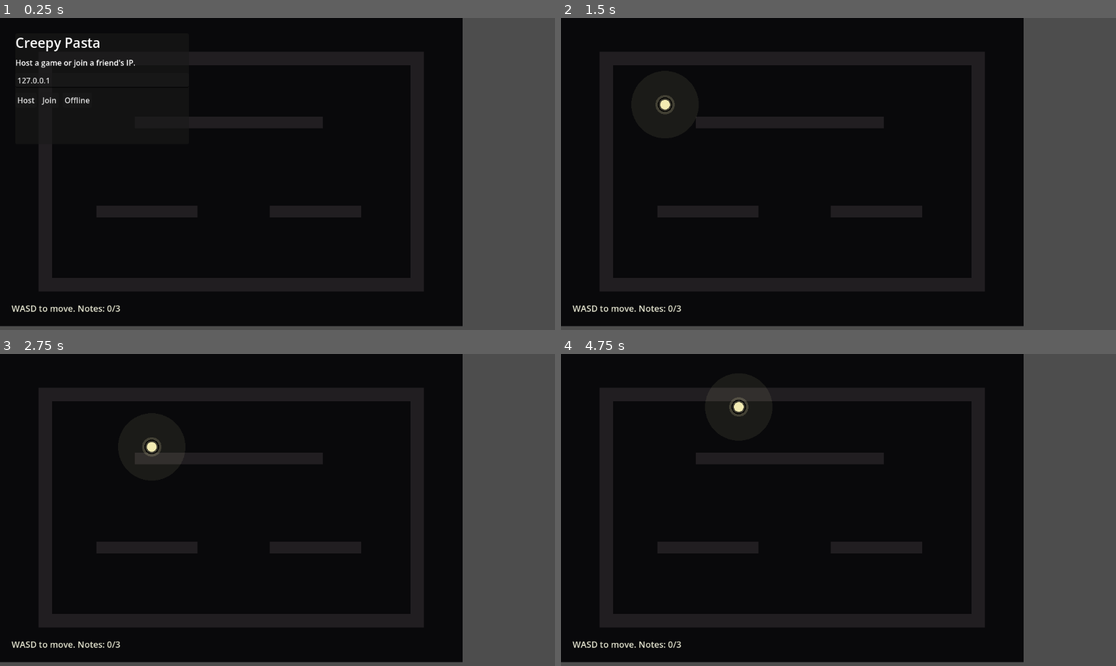
Above: before the commit, frames 1-4 (two rows, left to right).
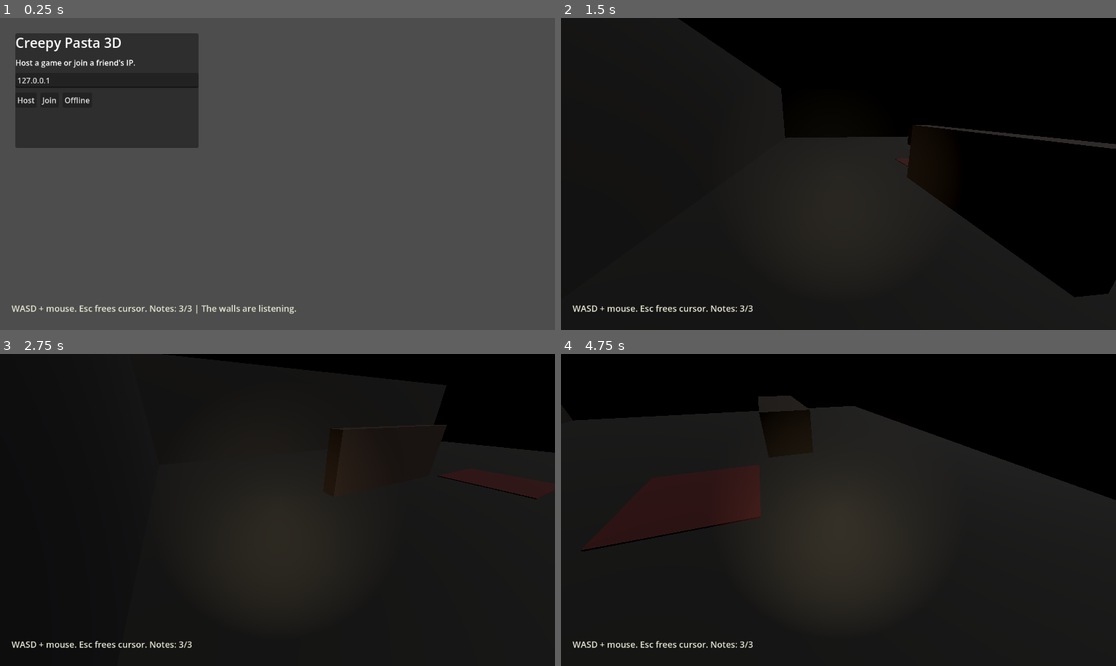
Above: after the commit, the same moments.

Repository: hlibsamko/creepy_pasta
Game: Godot game, scene res://scenes/main.tscn
The game is run twice, just before and just after one commit, with the same random seed, the same clock (stepped at 60 frames per second) and the same inputs.
Inputs (mouse positions are in pixels of both pictures, inside the frame that each line leads up to):
- Up to frame 1 (0.25 s): no input
- Up to frame 2 (1.5 s): click "Offline" at 0.5 s; tap Enter at 1.25 s; move the mouse to (960, 158) at 1.27 s; hold D (move_right) from 1.28 s (still down)
- Up to frame 3 (2.75 s): move the mouse to (166, 525) at 2.02 s; release D (move_right) at 2.03 s; hold S (move_down) from 2.03 s (still down)
- Up to frame 4 (4.75 s): move the mouse to (894, 441) at 2.77 s; release S (move_down) at 2.78 s; hold D (move_right) 2.78-3.53 s; move the mouse to (810, 572) at 3.52 s; hold W (move_up) 3.53-4.28 s; move the mouse to (1005, 556) at 4.27 s; hold A (move_left) from 4.28 s (still down)

The runs differ from the first frame. In frame 1, 78% of the frame differs, in the area x 0-84%, y 0-99%; in frame 2, 30%; in frame 3, 28%; in frame 4, 42%.

Commit message:
Rebuild prototype as 3D multiplayer game

Diff:
--- a/scenes/main.tscn
+++ b/scenes/main.tscn
@@ -1,14 +1,14 @@
-[gd_scene load_steps=2 format=3 uid="uid://creepy_main"]
+[gd_scene load_steps=2 format=3 uid="uid://creepy_main_3d"]
 
 [ext_resource type="Script" path="res://scripts/main.gd" id="1_main"]
 
-[node name="Main" type="Node2D"]
+[node name="Main" type="Node3D"]
 script = ExtResource("1_main")
 
-[node name="World" type="Node2D" parent="."]
+[node name="World" type="Node3D" parent="."]
 
-[node name="Notes" type="Node2D" parent="World"]
+[node name="Notes" type="Node3D" parent="World"]
 
-[node name="Players" type="Node2D" parent="."]
+[node name="Players" type="Node3D" parent="."]
 
 [node name="Ui" type="CanvasLayer" parent="."]
--- a/scenes/player.tscn
+++ b/scenes/player.tscn
@@ -1,12 +1,40 @@
-[gd_scene load_steps=3 format=3 uid="uid://creepy_player"]
+[gd_scene load_steps=5 format=3 uid="uid://creepy_player_3d"]
 
 [ext_resource type="Script" path="res://scripts/player.gd" id="1_player"]
 
-[sub_resource type="CircleShape2D" id="CircleShape2D_player"]
-radius = 12.0
+[sub_resource type="CapsuleShape3D" id="CapsuleShape3D_player"]
+radius = 0.35
+height = 1.7
 
-[node name="Player" type="CharacterBody2D"]
+[sub_resource type="CapsuleMesh" id="CapsuleMesh_player"]
+radius = 0.35
+height = 1.7
+
+[sub_resource type="StandardMaterial3D" id="StandardMaterial3D_player"]
+albedo_color = Color(0.85, 0.82, 0.62, 1)
+roughness = 0.82
+
+[node name="Player" type="CharacterBody3D"]
 script = ExtResource("1_player")
 
-[node name="CollisionShape2D" type="CollisionShape2D" parent="."]
-shape = SubResource("CircleShape2D_player")
+[node name="CollisionShape3D" type="CollisionShape3D" parent="."]
+transform = Transform3D(1, 0, 0, 0, 1, 0, 0, 0, 1, 0, 0.85, 0)
+shape = SubResource("CapsuleShape3D_player")
+
+[node name="BodyMesh" type="MeshInstance3D" parent="."]
+transform = Transform3D(1, 0, 0, 0, 1, 0, 0, 0, 1, 0, 0.85, 0)
+mesh = SubResource("CapsuleMesh_player")
+surface_material_override/0 = SubResource("StandardMaterial3D_player")
+
+[node name="Head" type="Node3D" parent="."]
+transform = Transform3D(1, 0, 0, 0, 1, 0, 0, 0, 1, 0, 1.55, 0)
+
+[node name="Camera3D" type="Camera3D" parent="Head"]
+fov = 78.0
+
+[node name="Flashlight" type="SpotLight3D" parent="Head"]
+light_color = Color(1, 0.93, 0.74, 1)
+light_energy = 5.0
+spot_range = 18.0
+spot_angle = 34.0
+spot_angle_attenuation = 1.8
--- a/scripts/main.gd
+++ b/scripts/main.gd
@@ -1,25 +1,25 @@
-extends Node2D
+extends Node3D
 
 const PORT := 24567
 const PLAYER_SCENE := preload("res://scenes/player.tscn")
 const SPAWNS := [
-	Vector2(180, 180),
-	Vector2(720, 180),
-	Vector2(180, 460),
-	Vector2(720, 460),
-	Vector2(450, 320),
+	Vector3(-5.5, 0.2, -4.5),
+	Vector3(5.5, 0.2, -4.5),
+	Vector3(-5.5, 0.2, 4.5),
+	Vector3(5.5, 0.2, 4.5),
+	Vector3(0.0, 0.2, 0.0),
 ]
 const PLAYER_COLORS := [
-	Color(0.95, 0.92, 0.70),
-	Color(0.62, 0.90, 1.00),
-	Color(0.95, 0.62, 0.70),
-	Color(0.68, 1.00, 0.74),
-	Color(0.84, 0.70, 1.00),
+	Color(0.95, 0.88, 0.55),
+	Color(0.45, 0.85, 1.00),
+	Color(0.95, 0.45, 0.58),
+	Color(0.55, 1.00, 0.62),
+	Color(0.72, 0.58, 1.00),
 ]
 
-@onready var world: Node2D = $World
-@onready var notes: Node2D = $World/Notes
-@onready var players: Node2D = $Players
+@onready var world: Node3D = $World
+@onready var notes: Node3D = $World/Notes
+@onready var players: Node3D = $Players
 @onready var ui_layer: CanvasLayer = $Ui
 
 var menu: Control
@@ -43,73 +43,111 @@
 	_update_hud()
 
 
+func _unhandled_input(event: InputEvent) -> void:
+	if event.is_action_pressed("ui_cancel"):
+		Input.mouse_mode = Input.MOUSE_MODE_VISIBLE
+		if started:
+			menu.show()
+
+
 func _build_world() -> void:
-	var background := ColorRect.new()
-	background.color = Color(0.035, 0.035, 0.042)
-	background.size = Vector2(960, 640)
-	background.position = Vector2.ZERO
-	world.add_child(background)
-
-	for rect in [
-		Rect2(80, 70, 800, 28),
-		Rect2(80, 540, 800, 28),
-		Rect2(80, 70, 28, 498),
-		Rect2(852, 70, 28, 498),
-		Rect2(280, 205, 390, 24),
-		Rect2(200, 390, 210, 24),
-		Rect2(560, 390, 190, 24),
-	]:
-		_add_wall(rect)
+	var environment := WorldEnvironment.new()
+	var env := Environment.new()
+	env.background_mode = Environment.BG_COLOR
+	env.background_color = Color(0.01, 0.01, 0.014)
+	env.ambient_light_source = Environment.AMBIENT_SOURCE_COLOR
+	env.ambient_light_color = Color(0.035, 0.035, 0.045)
+	env.ambient_light_energy = 0.4
+	environment.environment = env
+	world.add_child(environment)
+
+	_add_box("Floor", Vector3(0, -0.1, 0), Vector3(16, 0.2, 12), Color(0.08, 0.075, 0.07), true)
+	_add_box("Ceiling", Vector3(0, 3.2, 0), Vector3(16, 0.25, 12), Color(0.05, 0.048, 0.052), true)
+	_add_box("NorthWall", Vector3(0, 1.55, -6), Vector3(16, 3.1, 0.25), Color(0.12, 0.11, 0.105), true)
+	_add_box("SouthWall", Vector3(0, 1.55, 6), Vector3(16, 3.1, 0.25), Color(0.12, 0.11, 0.105), true)
+	_add_box("WestWall", Vector3(-8, 1.55, 0), Vector3(0.25, 3.1, 12), Color(0.11, 0.105, 0.12), true)
+	_add_box("EastWall", Vector3(8, 1.55, 0), Vector3(0.25, 3.1, 12), Color(0.11, 0.105, 0.12), true)
+
+	_add_box("BrokenShelf", Vector3(-2.8, 0.65, -1.2), Vector3(3.4, 1.3, 0.35), Color(0.16, 0.10, 0.07), true)
+	_add_box("LongTable", Vector3(2.8, 0.45, 1.6), Vector3(3.0, 0.9, 1.0), Color(0.12, 0.08, 0.055), true)
+	_add_box("RitualMark", Vector3(0, 0.01, 0), Vector3(1.8, 0.02, 1.8), Color(0.25, 0.02, 0.025), false)
+
+	var moon := DirectionalLight3D.new()
+	moon.name = "ColdMoonLeak"
+	moon.light_energy = 0.45
+	moon.rotation_degrees = Vector3(-55, 28, 0)
+	world.add_child(moon)
 
 	for data in [
-		["note_1", Vector2(158, 142), "The door remembers every name."],
-		["note_2", Vector2(796, 140), "Do not split up after midnight."],
-		["note_3", Vector2(450, 486), "If the screen flickers, stay still."],
+		["note_1", Vector3(-6.5, 0.55, -5.0), "The walls are listening."],
+		["note_2", Vector3(6.4, 0.55, -5.0), "Do not look behind the shelf."],
+		["note_3", Vector3(0.0, 0.55, 4.9), "Three notes open the way."],
 	]:
 		_add_note(data[0], data[1], data[2])
 
 
-func _add_wall(rect: Rect2) -> void:
-	var body := StaticBody2D.new()
-	body.position = rect.position
-	world.add_child(body)
-
-	var shape := CollisionShape2D.new()
-	var rectangle := RectangleShape2D.new()
-	rectangle.size = rect.size
-	shape.shape = rectangle
-	shape.position = rect.size * 0.5
-	body.add_child(shape)
-
-	var visual := ColorRect.new()
-	visual.color = Color(0.13, 0.12, 0.13)
-	visual.size = rect.size
-	body.add_child(visual)
-
-
-func _add_note(note_id: String, note_position: Vector2, text: String) -> void:
-	var area := Area2D.new()
+func _add_box(box_name: String, box_position: Vector3, size: Vector3, color: Color, solid: bool) -> void:
+	var parent: Node3D = world
+	if solid:
+		var body := StaticBody3D.new()
+		body.name = box_name
+		body.position = box_position
+		world.add_child(body)
+		parent = body
+
+		var collision := CollisionShape3D.new()
+		var shape := BoxShape3D.new()
+		shape.size = size
+		collision.shape = shape
+		body.add_child(collision)
+
+	var mesh_instance := MeshInstance3D.new()
+	var mesh := BoxMesh.new()
+	mesh.size = size
+	mesh_instance.mesh = mesh
+	mesh_instance.name = "%sMesh" % box_name
+	if not solid:
+		mesh_instance.position = box_position
+
+	var material := StandardMaterial3D.new()
+	material.albedo_color = color
+	material.roughness = 0.9
+	mesh_instance.set_surface_override_material(0, material)
+	parent.add_child(mesh_instance)
+
+
+func _add_note(note_id: String, note_position: Vector3, text: String) -> void:
+	var area := Area3D.new()
 	area.name = note_id
 	area.position = note_position
 	area.set_meta("text", text)
 	area.body_entered.connect(_on_note_body_entered.bind(area))
 	notes.add_child(area)
 
-	var shape := CollisionShape2D.new()
-	var circle := CircleShape2D.new()
-	circle.radius = 18.0
-	shape.shape = circle
-	area.add_child(shape)
-
-	var label := Label.new()
-	label.text = "?"
-	label.horizontal_alignment = HORIZONTAL_ALIGNMENT_CENTER
-	label.vertical_alignment = VERTICAL_ALIGNMENT_CENTER
-	label.position = Vector2(-10, -16)
-	label.size = Vector2(20, 28)
-	label.add_theme_font_size_override("font_size", 22)
-	label.add_theme_color_override("font_color", Color(0.92, 0.84, 0.55))
-	area.add_child(label)
+	var collision := CollisionShape3D.new()
+	var shape := SphereShape3D.new()
+	shape.radius = 0.55
+	collision.shape = shape
+	area.add_child(collision)
+
+	var mesh_instance := MeshInstance3D.new()
+	var mesh := SphereMesh.new()
+	mesh.radius = 0.18
+	mesh.height = 0.36
+	mesh_instance.mesh = mesh
+	var material := StandardMaterial3D.new()
+	material.albedo_color = Color(0.95, 0.82, 0.35)
+	material.emission_enabled = true
+	material.emission = Color(0.95, 0.75, 0.20)
+	material.emission_energy_multiplier = 1.6
+	mesh_instance.set_surface_override_material(0, material)
+	area.add_child(mesh_instance)
+
+	var light := OmniLight3D.new()
+	light.light_color = Color(1.0, 0.74, 0.30)
+	light.light_energy = 0.45
+	light.omni_range = 2.0
+	area.add_child(light)
 	total_notes += 1
 
 
@@ -120,7 +158,7 @@
 	ui_layer.add_child(menu)
 
 	var panel := PanelContainer.new()
-	panel.custom_minimum_size = Vector2(360, 230)
+	panel.custom_minimum_size = Vector2(380, 238)
 	panel.position = Vector2(32, 32)
 	menu.add_child(panel)
 
@@ -129,7 +167,7 @@
 	panel.add_child(box)
 
 	var title := Label.new()
-	title.text = "Creepy Pasta"
+	title.text = "Creepy Pasta 3D"
 	title.add_theme_font_size_override("font_size", 28)
 	box.add_child(title)
 
@@ -204,6 +242,7 @@
 
 	started = true
 	menu.hide()
+	Input.mouse_mode = Input.MOUSE_MODE_CAPTURED
 	_update_hud()
 
 
@@ -218,13 +257,18 @@
 
 func _on_server_disconnected() -> void:
 	started = false
-	players.get_children().map(func(child): child.queue_free())
+	Input.mouse_mode = Input.MOUSE_MODE_VISIBLE
+	for child in players.get_children():
+		child.queue_free()
 	menu.show()
 	status_label.text = "Server disconnected."
 
 
 func _on_peer_connected(peer_id: int) -> void:
 	if multiplayer.is_server():
+		for player in players.get_children():
+			var existing_id := int(player.name)
+			_spawn_player_remote.rpc_id(peer_id, existing_id, player.global_position, player.player_color)
 		_spawn_player(peer_id)
 
 
@@ -246,12 +290,13 @@
 
 	var spawn_index := players.get_child_count() % SPAWNS.size()
 	var color: Color = PLAYER_COLORS[spawn_index % PLAYER_COLORS.size()]
-	_spawn_player_remote.rpc(peer_id, SPAWNS[spawn_index], color)
+	if multiplayer.has_multiplayer_peer():
+		_spawn_player_remote.rpc(peer_id, SPAWNS[spawn_index], color)
 	_spawn_player_remote(peer_id, SPAWNS[spawn_index], color)
 
 
 @rpc("authority", "call_remote", "reliable")
-func _spawn_player_remote(peer_id: int, spawn_position: Vector2, color: Color) -> void:
+func _spawn_player_remote(peer_id: int, spawn_position: Vector3, color: Color) -> void:
 	if players.has_node(str(peer_id)):
 		return
 
@@ -263,11 +308,12 @@
 	players.add_child(player)
 
 
-func _on_note_body_entered(body: Node2D, area: Area2D) -> void:
+func _on_note_body_entered(body: Node3D, area: Area3D) -> void:
 	if not body.has_method("is_multiplayer_authority") or not body.is_multiplayer_authority():
 		return
 
-	_collect_note.rpc(area.name, str(area.get_meta("text")))
+	if multiplayer.has_multiplayer_peer():
+		_collect_note.rpc(area.name, str(area.get_meta("text")))
 	_collect_note(area.name, str(area.get_meta("text")))
 
 
@@ -283,7 +329,7 @@
 
 
 func _update_hud(last_note := "") -> void:
-	var text := "WASD to move. Notes: %s/%s" % [collected_notes, total_notes]
+	var text := "WASD + mouse. Esc frees cursor. Notes: %s/%s" % [collected_notes, total_notes]
 	if last_note != "":
 		text += " | %s" % last_note
 	hud_label.text = text
--- a/scripts/player.gd
+++ b/scripts/player.gd
@@ -1,33 +1,63 @@
-extends CharacterBody2D
+extends CharacterBody3D
 
-const SPEED := 180.0
+const SPEED := 4.6
+const MOUSE_SENSITIVITY := 0.0025
 
 @export var player_id := 1
-@export var player_color := Color(0.95, 0.95, 0.82)
+@export var player_color := Color(0.85, 0.82, 0.62)
 
-var player_name := "wanderer"
+@onready var head: Node3D = $Head
+@onready var camera: Camera3D = $Head/Camera3D
+@onready var body_mesh: MeshInstance3D = $BodyMesh
+
+var gravity := ProjectSettings.get_setting("physics/3d/default_gravity") as float
+
 
 func _ready() -> void:
 	set_multiplayer_authority(player_id)
-	queue_redraw()
+	_apply_color()
+	camera.current = is_multiplayer_authority()
 
 
-func _physics_process(_delta: float) -> void:
-	if is_multiplayer_authority():
-		var direction := Input.get_vector("move_left", "move_right", "move_up", "move_down")
-		velocity = direction * SPEED
-		move_and_slide()
-		_sync_position.rpc(global_position)
+func _unhandled_input(event: InputEvent) -> void:
+	if not is_multiplayer_authority():
+		return
+
+	if event is InputEventMouseMotion and Input.mouse_mode == Input.MOUSE_MODE_CAPTURED:
+		rotate_y(-event.relative.x * MOUSE_SENSITIVITY)
+		head.rotate_x(-event.relative.y * MOUSE_SENSITIVITY)
+		head.rotation.x = clamp(head.rotation.x, deg_to_rad(-82), deg_to_rad(82))
 
 
-func _draw() -> void:
-	draw_circle(Vector2.ZERO, 70.0, Color(player_color.r, player_color.g, player_color.b, 0.08))
-	draw_circle(Vector2.ZERO, 20.0, Color(player_color.r, player_color.g, player_color.b, 0.18))
-	draw_circle(Vector2.ZERO, 10.0, player_color)
-	draw_arc(Vector2.ZERO, 14.0, 0.0, TAU, 32, Color.BLACK, 2.0)
+func _physics_process(delta: float) -> void:
+	if not is_multiplayer_authority():
+		return
+
+	if not is_on_floor():
+		velocity.y -= gravity * delta
+
+	var input := Input.get_vector("move_left", "move_right", "move_up", "move_down")
+	var direction := (global_basis * Vector3(input.x, 0.0, input.y)).normalized()
+	velocity.x = direction.x * SPEED
+	velocity.z = direction.z * SPEED
+	move_and_slide()
+
+	_sync_state.rpc(global_position, rotation.y, head.rotation.x)
+
+
+func _apply_color() -> void:
+	var material := body_mesh.get_active_material(0)
+	if material is StandardMaterial3D:
+		var duplicate := material.duplicate() as StandardMaterial3D
+		duplicate.albedo_color = player_color
+		body_mesh.set_surface_override_material(0, duplicate)
 
 
 @rpc("any_peer", "call_remote", "unreliable")
-func _sync_position(new_position: Vector2) -> void:
-	if not is_multiplayer_authority():
-		global_position = global_position.lerp(new_position, 0.35)
+func _sync_state(new_position: Vector3, yaw: float, pitch: float) -> void:
+	if is_multiplayer_authority():
+		return
+
+	global_position = global_position.lerp(new_position, 0.35)
+	rotation.y = lerp_angle(rotation.y, yaw, 0.35)
+	head.rotation.x = lerp_angle(head.rotation.x, pitch, 0.35)
Not shown, added: scripts/main.gd.uid
Not shown, added: scripts/player.gd.uid
